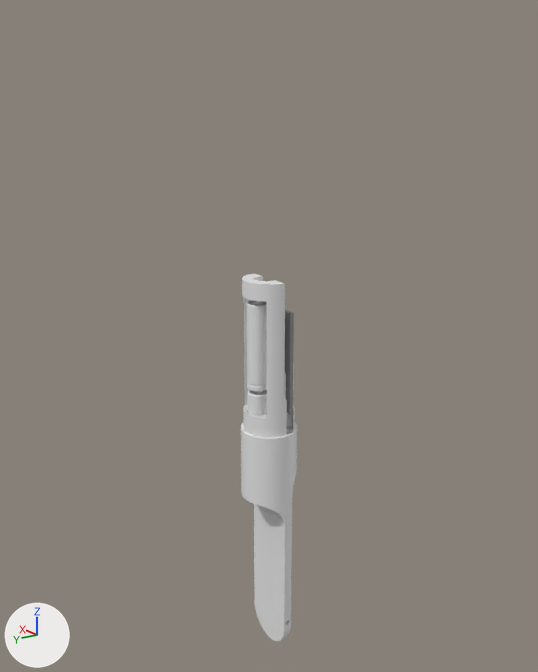
Renders of the Blender file design/model_28mm.blend from each side of a commit.
One viewpoint serves both versions: a 50 mm lens placed at (-27.95, 19.31, 23.13), pointed at (0.41, -0.29, 12.54). Lighting does not change. The marker at lower left points along +X, +Y and +Z.

Before the edit, the objects in view are built like this:
```python
ob_2xaaa_001 = bpy.data.objects.new('2xAAA.001', me_2xaaa_003)
ob_2xaaa_001.location = (4.53, -2.24, 14.4)
ob_2xaaa_001.rotation_euler = (1.155, 0.648, 2.465)  # degrees (66, 37, 141)
ob_2xaaa_001.scale = (0.1, 0.1, 0.1)
ob_body_28mm = bpy.data.objects.new('body_28mm', me_cylinder_012)
ob_body_28mm.location = (0.0, 0.0, 0.0)
ob_body_28mm.scale = (1.4, 1.4, 1.4)
ob_huzzah = bpy.data.objects.new('Huzzah', me_cube_002)
ob_huzzah.location = (0.0, -0.2, 10.0)
```
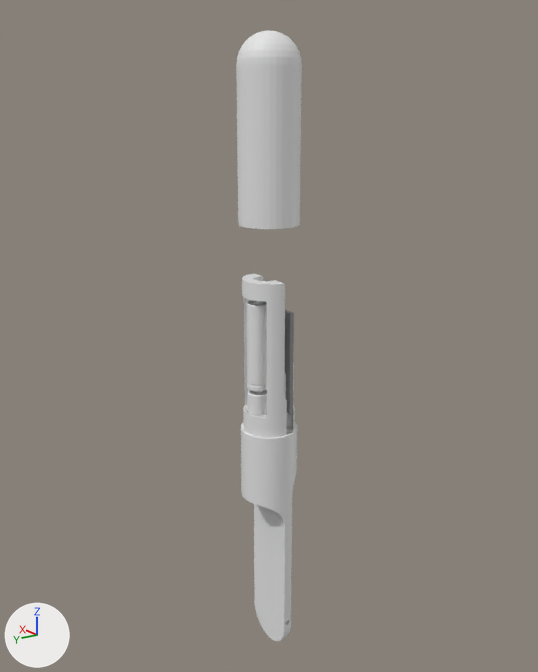
Boxes (x1, y1, x2, y2) around the edits, measured in the pictures (538 x 672 px):
```json
{"object": "Cylinder", "change": "added", "after": [236, 30, 302, 229]}
```

The change, as JSON lines over the scene's bpy script:
```json
{"op": "add", "block": "me_cylinder_003", "code": ["me_cylinder_003 = bpy.data.meshes.new('Cylinder.003')", "me_cylinder_003.from_pydata(...)  # 341 vertices, 319 faces; spans x -1.0..1.0, y -1.0..1.0, z -6.64..-0.79"]}
{"op": "add", "block": "ob_cylinder", "code": ["ob_cylinder = bpy.data.objects.new('Cylinder', me_cylinder_003)", "ob_cylinder.location = (0.0, 0.0, 27.3)", "ob_cylinder.scale = (1.4, 1.4, 1.4)"]}
```
